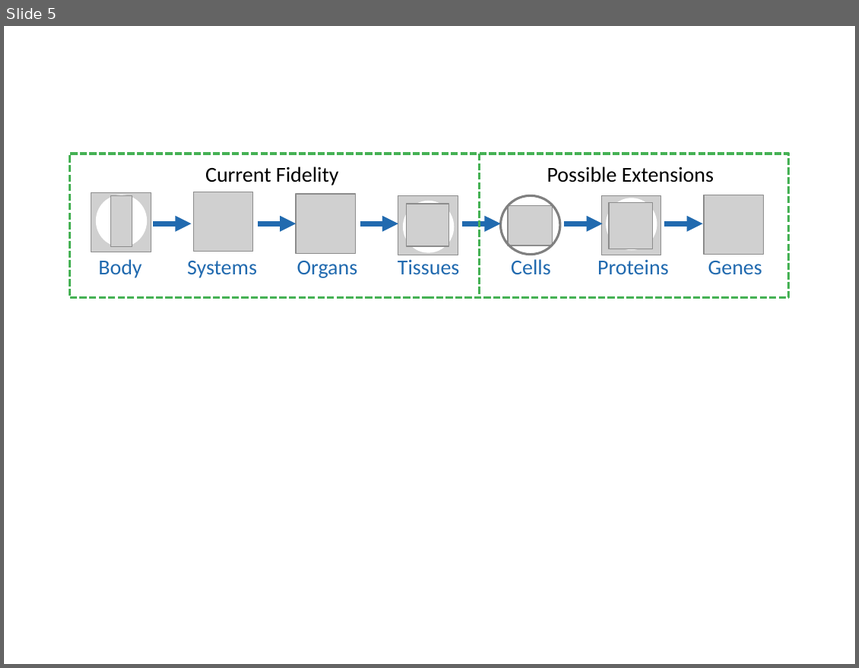
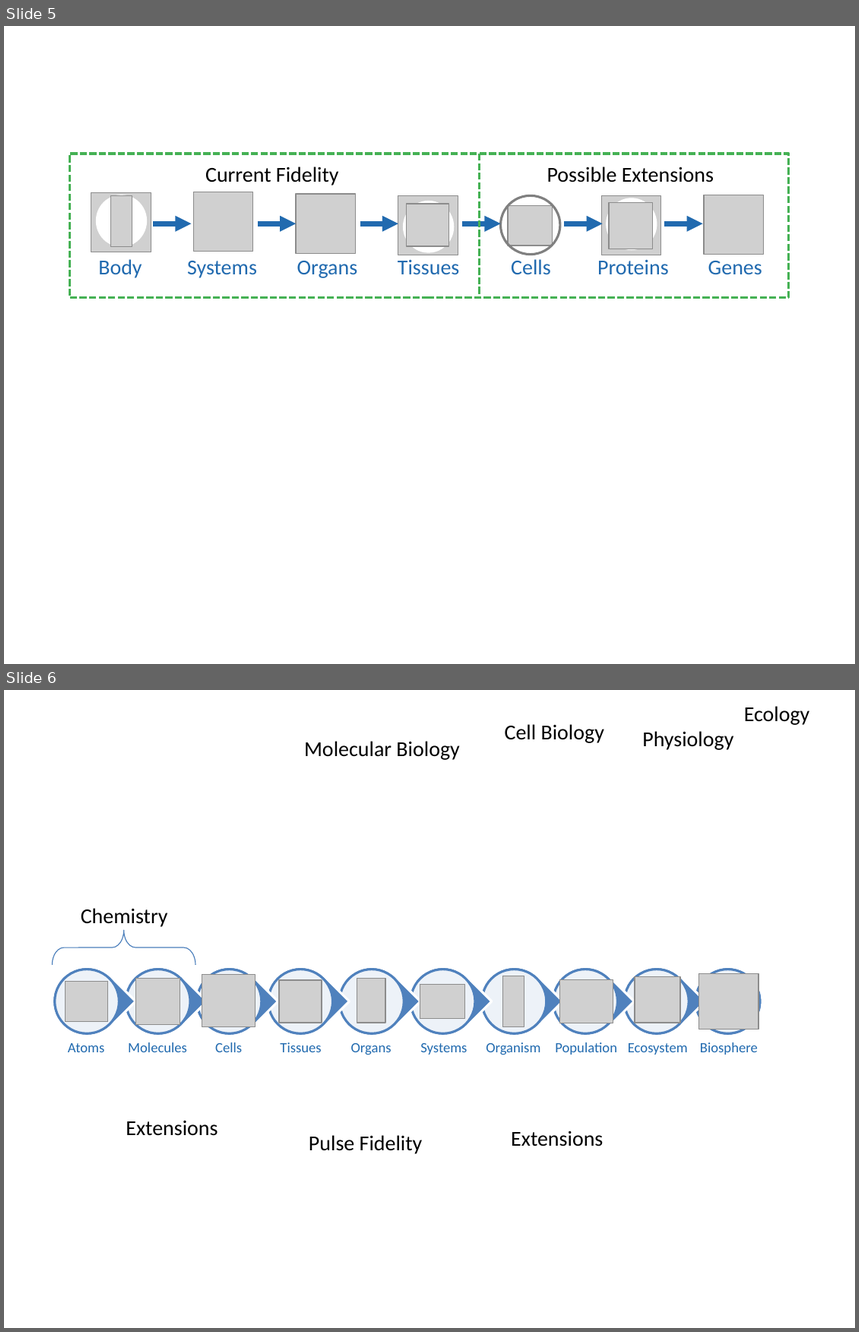
Before and after one commit to shawnhuyiwen/pulse, a slide deck: docs/Figures/SystemWorking.pptx. Shown one above the other, each under a label of ours: slide 5 before the commit, slides 5 and 6 after it. The pictures are 859x668 and 859x1332 pixels, drawn with LibreOffice and Linux fonts; fonts in the diff are those of the drawing; grey boxes stand for pictures. Boxes give left, top, right and bottom in pixels: in the first picture for what was removed or moved away, otherwise in the second. Text is boxed around its words. In the diff, an @@ line names an element or a change of style, - is before the commit and + after.

```diff
--- a/docs/Figures/SystemWorking.pptx
+++ b/docs/Figures/SystemWorking.pptx
@@ slide 6 added at (4, 690, 855, 1328), background #FFFFFF @@
@@ text added at (744, 706, 810, 725), 18 pt, text #000000 @@
+Ecology
@@ text added at (505, 724, 604, 743), 18 pt, text #000000 @@
+Cell Biology
@@ text added at (642, 731, 734, 750), 18 pt, text #000000 @@
+Physiology
@@ text added at (304, 741, 459, 760), 18 pt, text #000000 @@
+Molecular Biology
@@ text added at (81, 908, 168, 927), 18 pt, text #000000 @@
+Chemistry
@@ left brace added at (52, 930, 195, 965), outline #4B7EBC 0.75 pt @@
@@ group added at (38, 953, 762, 1051): 11 ellipses, 9 teardrops @@
@@ picture added at (66, 981, 108, 1022) @@
@@ picture added at (136, 978, 180, 1024) @@
@@ picture added at (202, 974, 255, 1027) @@
@@ picture added at (279, 980, 322, 1023) @@
@@ picture added at (357, 979, 386, 1023) @@
@@ picture added at (420, 985, 465, 1018) @@
@@ picture added at (503, 976, 524, 1027) @@
@@ picture added at (560, 980, 614, 1023) @@
@@ picture added at (635, 977, 680, 1023) @@
@@ picture added at (699, 973, 759, 1029) @@
@@ text added at (68, 1043, 104, 1053), 12 pt, text #216AAF @@
+Atoms
@@ text added at (128, 1043, 187, 1053), 12 pt, text #216AAF @@
+Molecules
@@ text added at (215, 1043, 242, 1053), 12 pt, text #216AAF @@
+Cells
@@ text added at (280, 1043, 321, 1053), 12 pt, text #216AAF @@
+Tissues
@@ text added at (351, 1043, 392, 1055), 12 pt, text #216AAF @@
+Organs
@@ text added at (420, 1043, 467, 1055), 12 pt, text #216AAF @@
+Systems
@@ text added at (486, 1043, 541, 1055), 12 pt, text #216AAF @@
+Organism
@@ text added at (555, 1043, 617, 1055), 12 pt, text #216AAF @@
+Population
@@ text added at (628, 1043, 688, 1055), 12 pt, text #216AAF @@
+Ecosystem
@@ text added at (700, 1043, 758, 1055), 12 pt, text #216AAF @@
+Biosphere
@@ text added at (126, 1121, 218, 1136), 18 pt, text #000000 @@
+Extensions
@@ text added at (309, 1135, 423, 1154), 18 pt, text #000000 @@
+Pulse Fidelity
@@ text added at (511, 1131, 603, 1147), 18 pt, text #000000 @@
+Extensions
```
Also in this commit, not shown: 9 other files.
